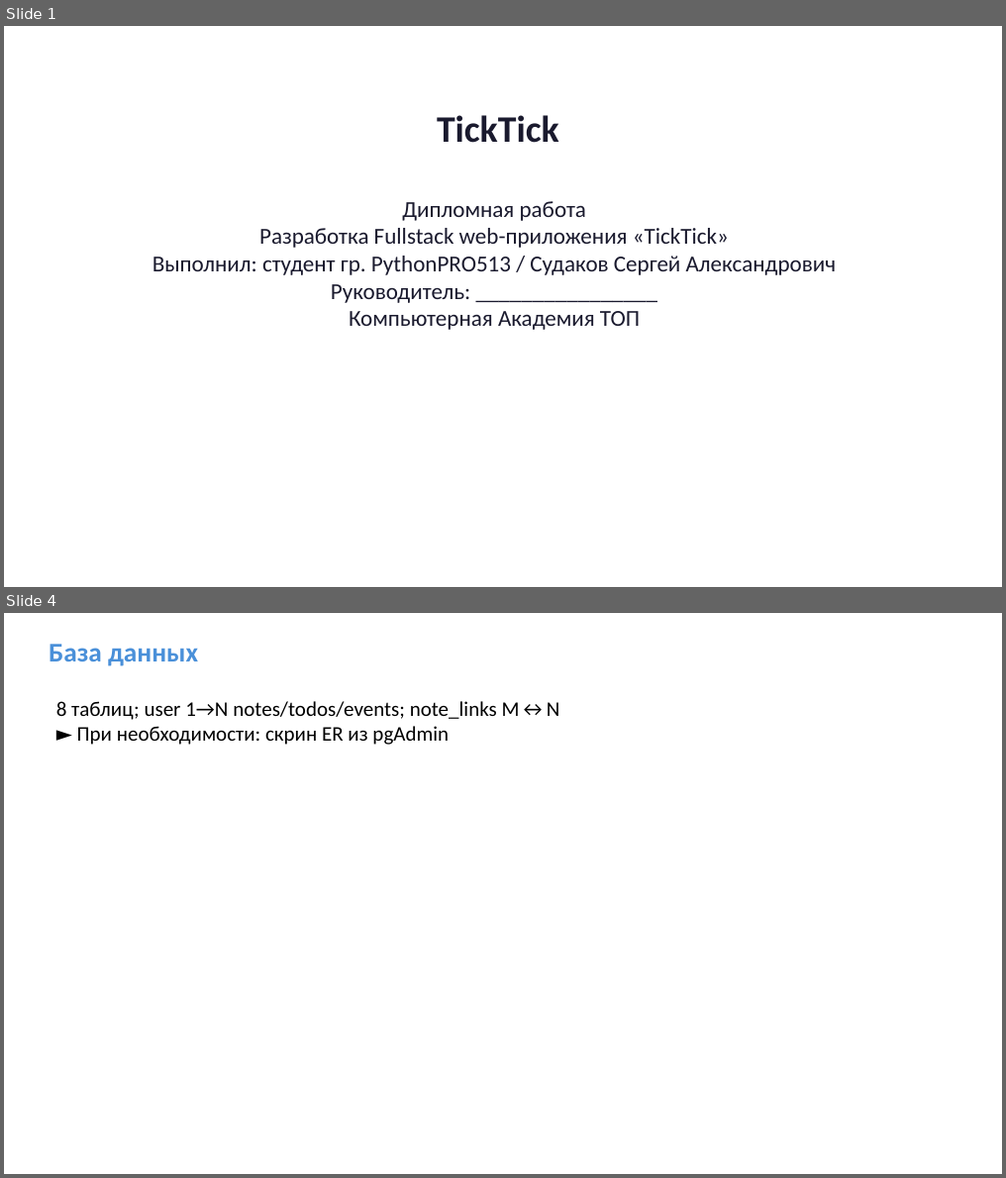
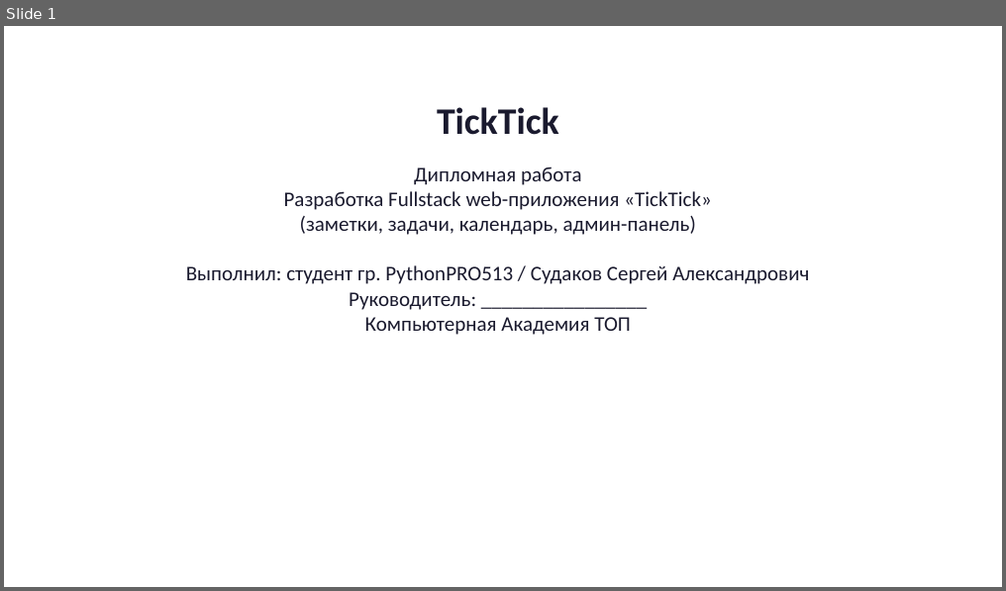
Before and after one commit to Sergei0319/ticktick-diplom, a slide deck: presentation/Презентация_TickTick_диплом.pptx. Shown one above the other, each under a label of ours: slides 1 and 4 before the commit, slide 1 after it; the slides between them are not shown. The pictures are 1006x1178 and 1006x591 pixels, drawn with LibreOffice and Linux fonts; fonts in the diff are those of the drawing. Boxes give left, top, right and bottom in pixels: in the first picture for what was removed or moved away, otherwise in the second. Text is boxed around its words. In the diff, an @@ line names an element or a change of style, - is before the commit and + after.

```diff
--- a/presentation/Презентация_TickTick_диплом.pptx
+++ b/presentation/Презентация_TickTick_диплом.pptx
@@ slide 4 removed at (x1=4, y1=613, x2=1002, y2=1174), background #FFFFFF @@
@@ text removed at (x1=49, y1=644, x2=198, y2=666) @@
-База данных
@@ text removed at (x1=56, y1=701, x2=560, y2=745) @@
-8 таблиц; user 1→N notes/todos/events; note_links M↔N
-► При необходимости: скрин ER из pgAdmin
@@ slide 1 changed as well @@
@@ text "TickTick" moved from (x1=437, y1=115, x2=559, y2=143) to (x1=437, y1=107, x2=559, y2=135) @@
@@ text "Дипломная работа" moved from (x1=152, y1=201, x2=837, y2=330) to (x1=186, y1=167, x2=809, y2=335) @@
@@ text at (x1=186, y1=167, x2=809, y2=335): size 22 to 20 pt in "Дипломная работа", "Разработка Fullstack web-приложения «TickTick»", "Выполнил: студент гр. PythonPRO513 / Судаков Сергей ...", "Руководитель: ________________" and 1 more places @@
@@ text at (x1=300, y1=216, x2=696, y2=235): paragraph added @@
+(заметки, задачи, календарь, админ-панель)
```
Also in this commit, not shown: 5 other slides changed, 4 slides added, 3 other slides removed.
